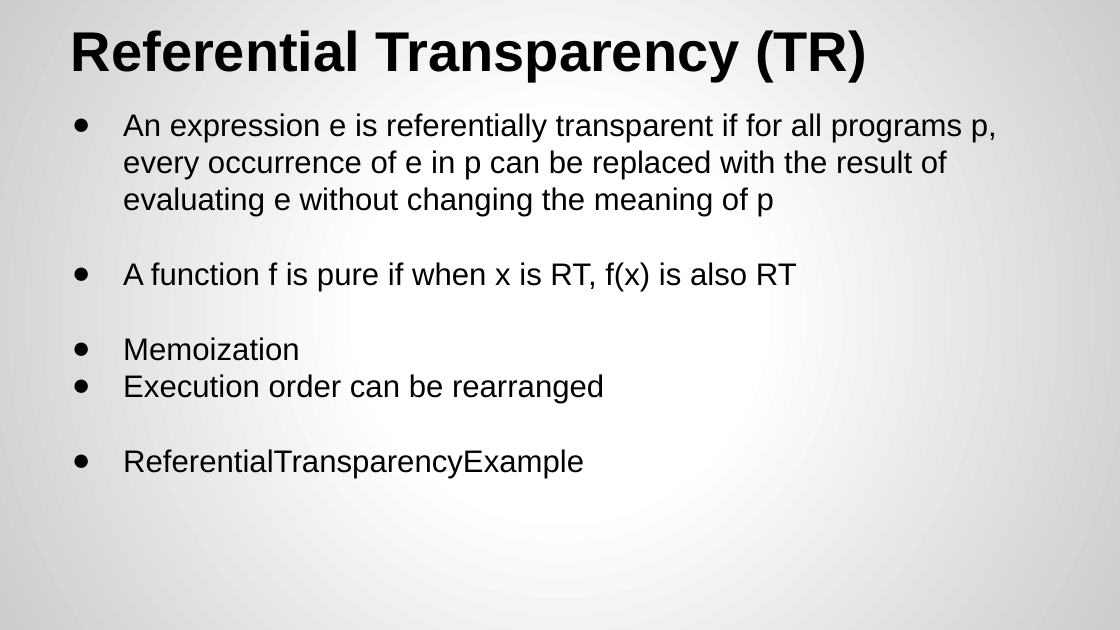
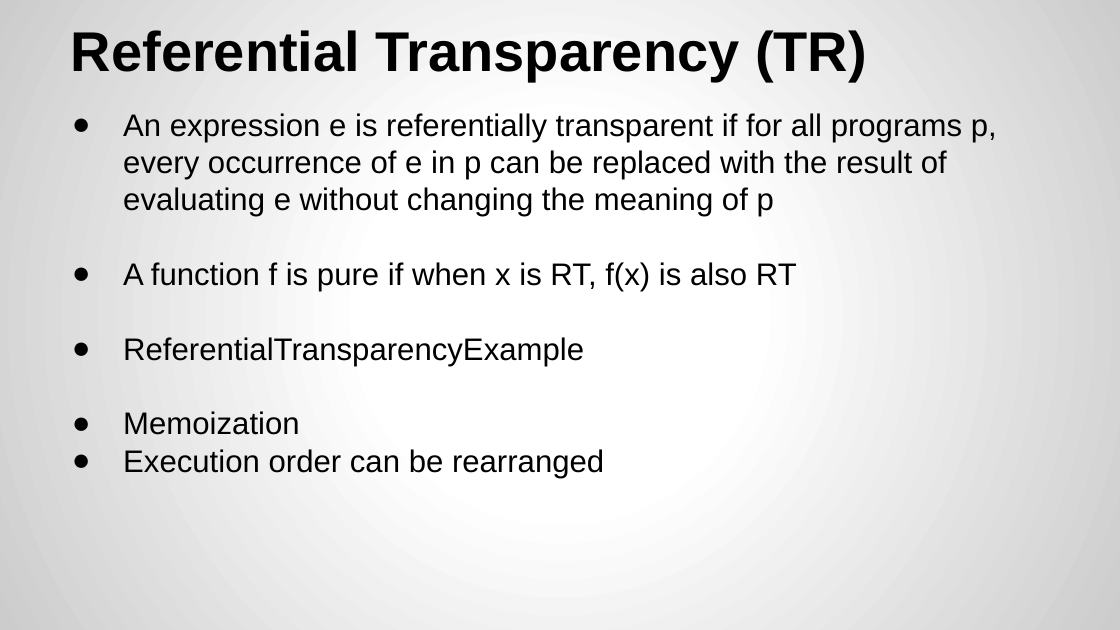
Before and after one commit to yogeshrnaik/presentations, a slide deck: slide 11 of Functional Programming with Java 8.pptx (slide 10 before the commit). Drawn at 1120x630 pixels with LibreOffice and Linux fonts; fonts in the diff are those of the drawing. Boxes give left, top, right and bottom in pixels: in the first picture for what was removed or moved away, otherwise in the second. Text is boxed around its words. In the diff, an @@ line names an element or a change of style, - is before the commit and + after.

```diff
--- a/Functional Programming with Java 8.pptx
+++ b/Functional Programming with Java 8.pptx
@@ text at [123,337,584,366]: paragraph added @@
+● ReferentialTransparencyExample
@@ text at [123,449,584,478]: paragraph removed @@
-● ReferentialTransparencyExample
```
Also in this commit, not shown: 7 other slides changed, 5 slides added.
